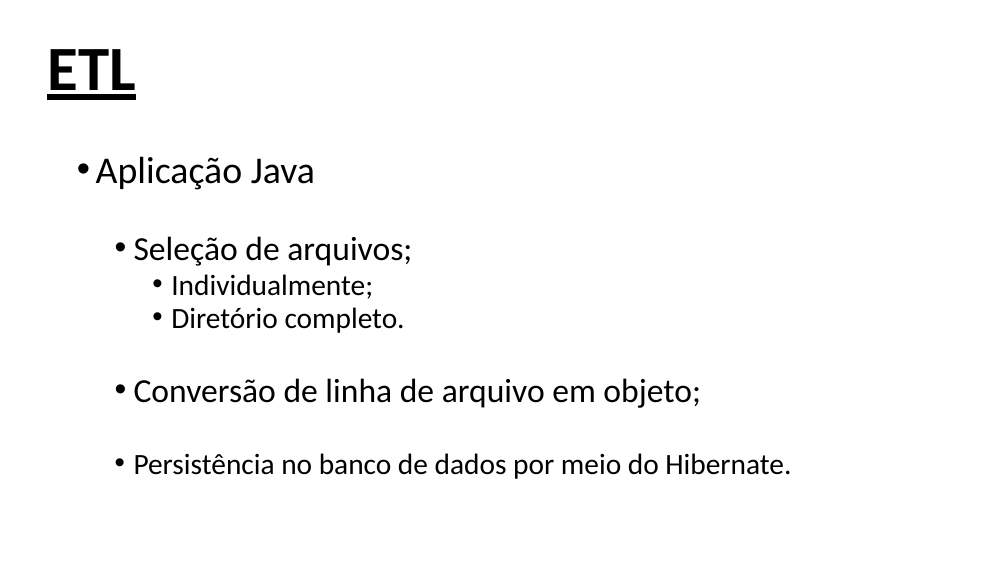
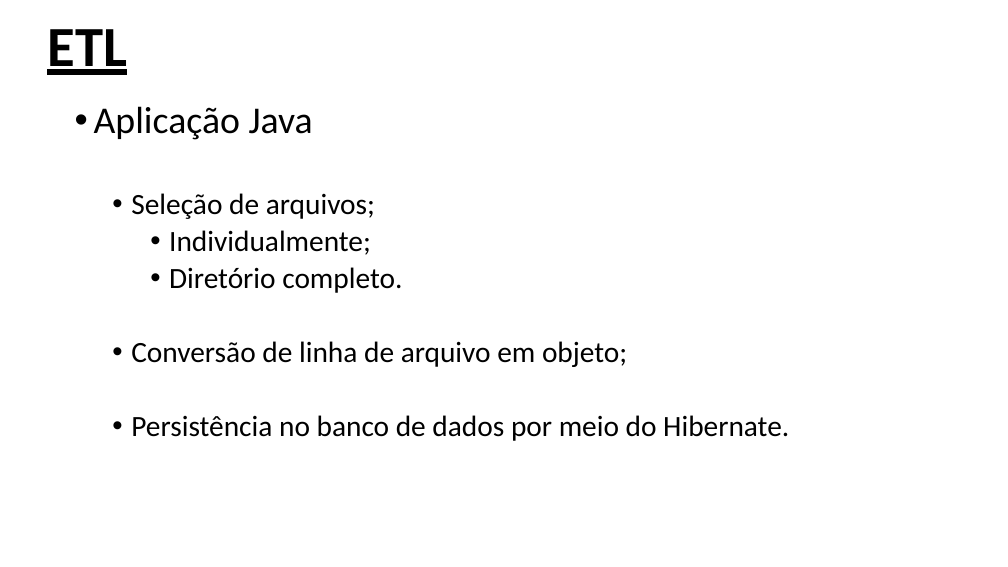
Before and after one commit to wweellddeerr/Projeto-Final-FBD, a slide deck: slide 25 of Apresentação/power point.pptx (slide 23 before the commit). Drawn at 1008x567 pixels with LibreOffice and Linux fonts; fonts in the diff are those of the drawing. Boxes give left, top, right and bottom in pixels: in the first picture for what was removed or moved away, otherwise in the second. Text is boxed around its words. In the diff, an @@ line names an element or a change of style, - is before the commit and + after.

```diff
--- a/Apresentação/power point.pptx
+++ b/Apresentação/power point.pptx
@@ title "ETL" at (47,29,127,75): size 60 to 54 pt @@
@@ text "Aplicação Java": place and size @@
-text "Aplicação Java" at (96,156,791,479)
+text "Aplicação Java" at (94,106,789,441)
@@ text "Aplicação Java" at (94,106,789,441): size 32 to 28 pt in "Seleção de arquivos;", "Conversão de linha de arquivo em objeto;"; line spacing 0.8 to 0.9 @@
```
Also in this commit, not shown: 4 other slides changed, 5 slides added, 2 slides removed, 2 other files.
